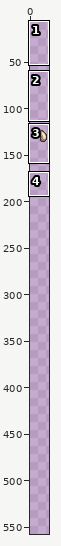
Sprite sheet -- Items/Accessories/PreHM/EggShield_Shield.png. Above, an overview of the earlier version with the close-up marked.
Close-up. Old version:
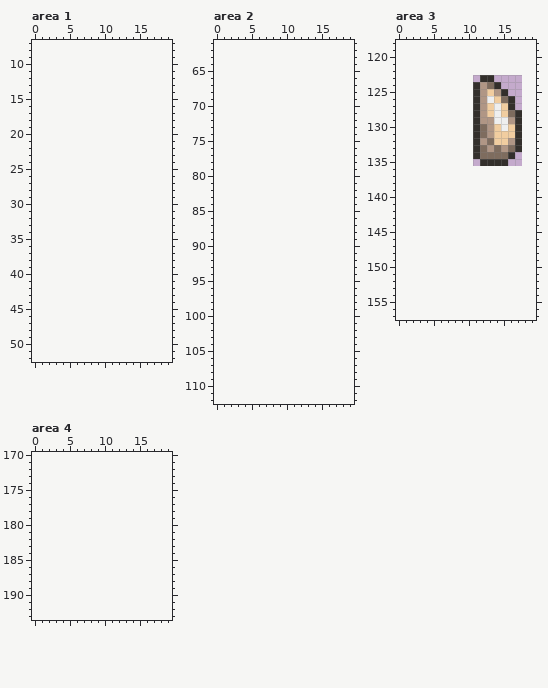
The file is 14x26 pixels, drawn in blocks of 2x2; one block is one cell here. Shown: area 1: x 0..19, y 7..52; area 2: x 0..19, y 61..112; area 3: x 0..19, y 118..157; area 4: x 0..19, y 170..193. The old version is drawn lined up with the new one, on the new canvas. The wide view leaves out empty margins. The commit also changed other parts of the picture, which this record leaves out.
Once edited:
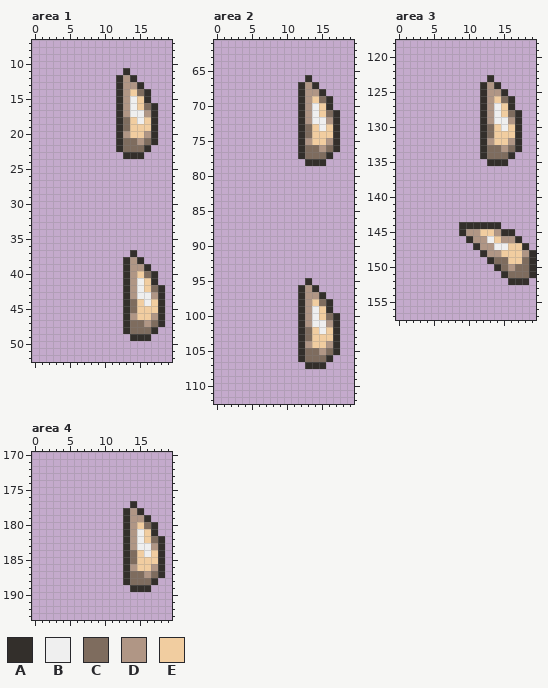
Palette (. is transparent): A #332f2b  B #efefef  C #7e6c5e  D #b09685  E #f1cda0
Difference:
canvas 7x13 -> 20x560, the old top-left corner now at 11,123
--- area 1
@@ x 10..19 @@
 10 ..........
-11 ..........
-12 ..........
-13 ..........
-14 ..........
-15 ..........
-16 ..........
-17 ..........
-18 ..........
-19 ..........
-20 ..........
-21 ..........
-22 ..........
-23 ..........
+11 ...A......
+12 ..ADA.....
+13 ..ADDA....
+14 ..ADECA...
+15 ..ADBEA...
+16 ..ADBECA..
+17 ..ADBBDA..
+18 ..ACEBEA..
+19 ..ACEEEA..
+20 ..ADEEDA..
+21 ..ACCDCA..
+22 ..ACCCA...
+23 ...AAA....
 24 ..........
@@ x 11..19 @@
 36 .........
-37 .........
-38 .........
-39 .........
-40 .........
-41 .........
-42 .........
-43 .........
-44 .........
-45 .........
-46 .........
-47 .........
-48 .........
-49 .........
+37 ...A.....
+38 ..ADA....
+39 ..ADDA...
+40 ..ADECA..
+41 ..ADBEA..
+42 ..ADBECA.
+43 ..ADBBDA.
+44 ..ACEBEA.
+45 ..ACEEEA.
+46 ..ADEEDA.
+47 ..ACCDCA.
+48 ..ACCCA..
+49 ...AAA...
 50 .........
--- area 2
@@ x 10..19 @@
  65 ..........
- 66 ..........
- 67 ..........
- 68 ..........
- 69 ..........
- 70 ..........
- 71 ..........
- 72 ..........
- 73 ..........
- 74 ..........
- 75 ..........
- 76 ..........
- 77 ..........
- 78 ..........
+ 66 ...A......
+ 67 ..ADA.....
+ 68 ..ADDA....
+ 69 ..ADECA...
+ 70 ..ADBEA...
+ 71 ..ADBECA..
+ 72 ..ADBBDA..
+ 73 ..ACEBEA..
+ 74 ..ACEEEA..
+ 75 ..ADEEDA..
+ 76 ..ACCDCA..
+ 77 ..ACCCA...
+ 78 ...AAA....
  79 ..........
@@ x 10..19 @@
  94 ..........
- 95 ..........
- 96 ..........
- 97 ..........
- 98 ..........
- 99 ..........
-100 ..........
-101 ..........
-102 ..........
-103 ..........
-104 ..........
-105 ..........
-106 ..........
-107 ..........
+ 95 ...A......
+ 96 ..ADA.....
+ 97 ..ADDA....
+ 98 ..ADECA...
+ 99 ..ADBEA...
+100 ..ADBECA..
+101 ..ADBBDA..
+102 ..ACEBEA..
+103 ..ACEEEA..
+104 ..ADEEDA..
+105 ..ACCDCA..
+106 ..ACCCA...
+107 ...AAA....
 108 ..........
--- area 3
@@ x 9..15 @@
 122 .......
-123 ...AA..
-124 ..ADCA.
-125 ..ADEDA
-126 ..ADBEC
-127 ..ADEBE
-128 ..ADEBE
-129 ..ADDBB
-130 ..ACDEB
-131 ..ACDEE
-132 ..ADCEE
-133 ..ACDCD
-134 ..ACCCC
-135 ...AAAA
+123 ....A..
+124 ...ADA.
+125 ...ADDA
+126 ...ADEC
+127 ...ADBE
+128 ...ADBE
+129 ...ADBB
+130 ...ACEB
+131 ...ACEE
+132 ...ADEE
+133 ...ACCD
+134 ...ACCC
+135 ....AAA
 136 .......
@@ x 7..19 @@
 143 .............
-144 .............
-145 .............
-146 .............
-147 .............
-148 .............
-149 .............
-150 .............
-151 .............
-152 .............
+144 ..AAAAAA.....
+145 ..ADDEEDAA...
+146 ...ADDBEDDA..
+147 ....ADDBBEEA.
+148 .....ADDEEEDA
+149 ......ACCEECA
+150 .......ACDCCA
+151 ........ACCCA
+152 .........AAA.
 153 .............
--- area 4
@@ x 11..19 @@
 176 .........
-177 .........
-178 .........
-179 .........
-180 .........
-181 .........
-182 .........
-183 .........
-184 .........
-185 .........
-186 .........
-187 .........
-188 .........
-189 .........
+177 ...A.....
+178 ..ADA....
+179 ..ADDA...
+180 ..ADECA..
+181 ..ADBEA..
+182 ..ADBECA.
+183 ..ADBBDA.
+184 ..ACEBEA.
+185 ..ACEEEA.
+186 ..ADEEDA.
+187 ..ACCDCA.
+188 ..ACCCA..
+189 ...AAA...
 190 .........
